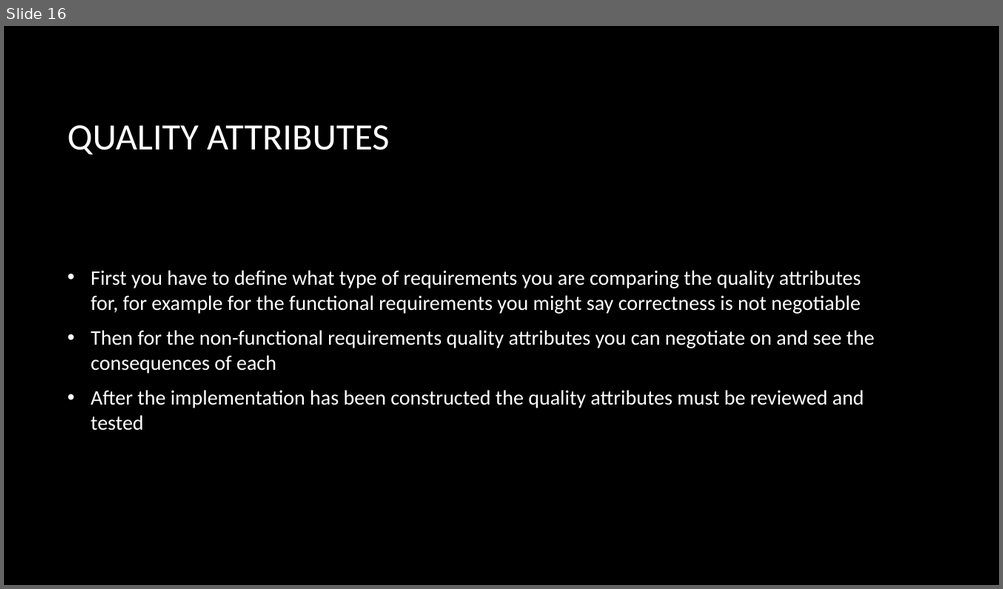
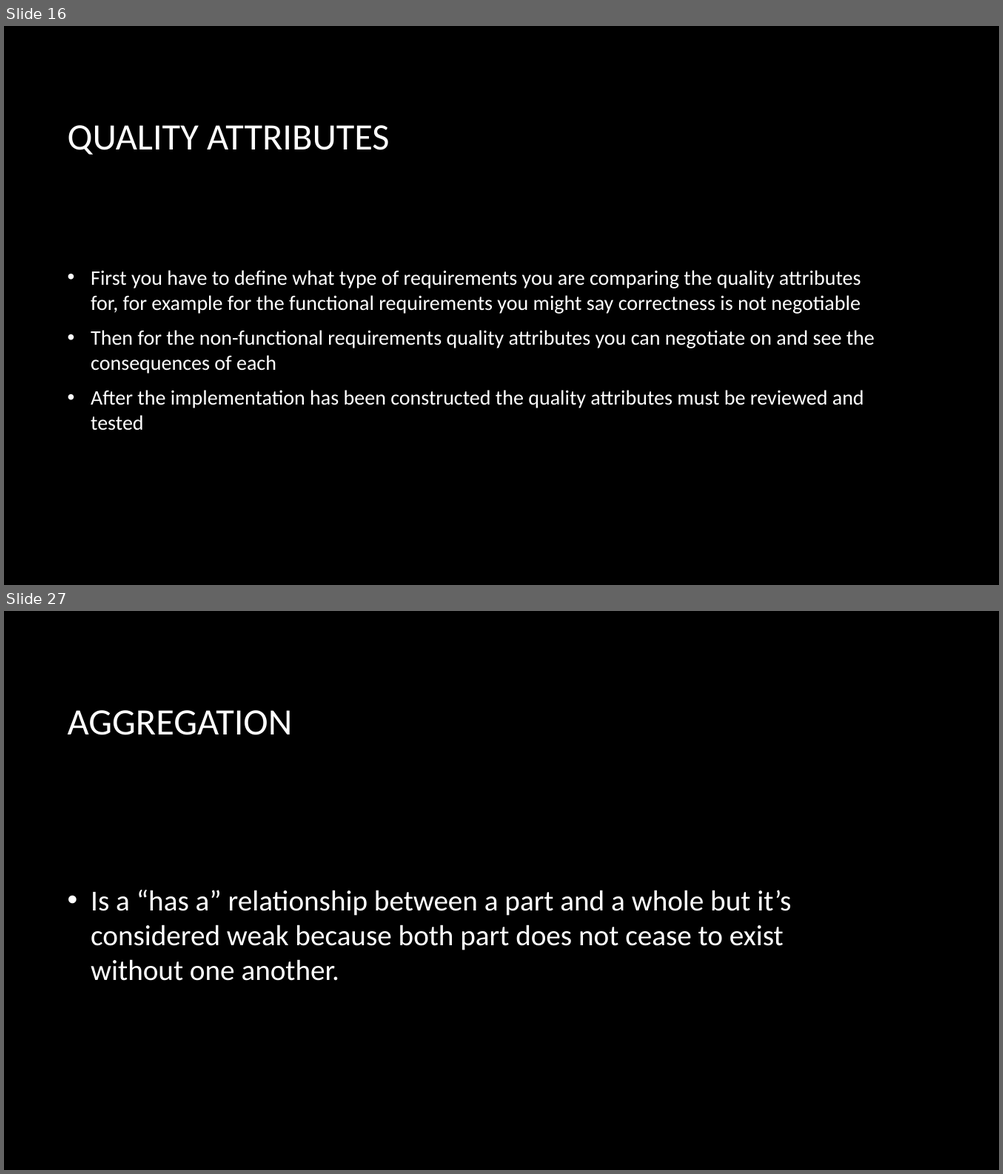
Before and after one commit to ahmedmagdy492/My-Hacking-Tutorails, a slide deck: Study/Object Oriented Design/Week 1 Objectives.pptx. Shown one above the other, each under a label of ours: slide 16 before the commit, slides 16 and 27 after it; the slides between them are not shown. The pictures are 1003x589 and 1003x1174 pixels, drawn with LibreOffice and Linux fonts; fonts in the diff are those of the drawing; background and template pictures are left out. Boxes give left, top, right and bottom in pixels: in the first picture for what was removed or moved away, otherwise in the second. Text is boxed around its words. In the diff, an @@ line names an element or a change of style, - is before the commit and + after.

```diff
--- a/Study/Object Oriented Design/Week 1 Objectives.pptx
+++ b/Study/Object Oriented Design/Week 1 Objectives.pptx
@@ slide 27 added at bbox=[4, 611, 999, 1170], background picture (left out) @@
@@ title added at bbox=[68, 710, 293, 735], 36 pt, text #FFFFFF @@
+AGGREGATION
@@ text added at bbox=[91, 890, 791, 981], 28 pt, text #FFFFFF @@
+• Is a “has a” relationship between a part and a whole but it’s considered weak because both part does not cease to exist without one another.
```
Also in this commit, not shown: 16 other slides added, 7 other files.
